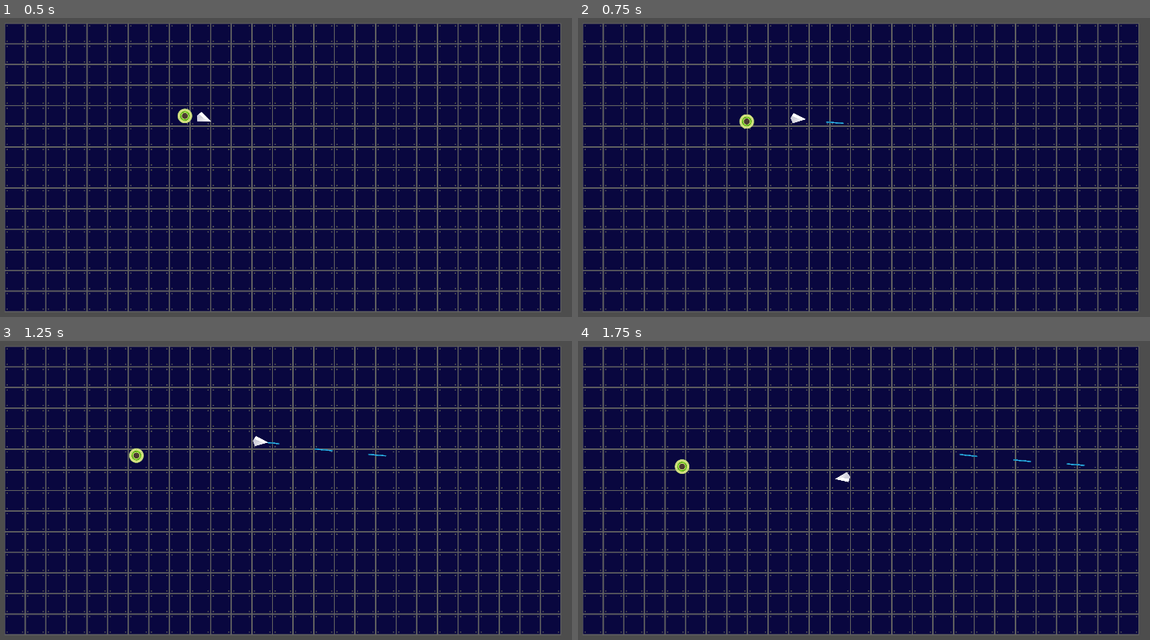
Above: before the commit, frames 1-4 (two rows, left to right).
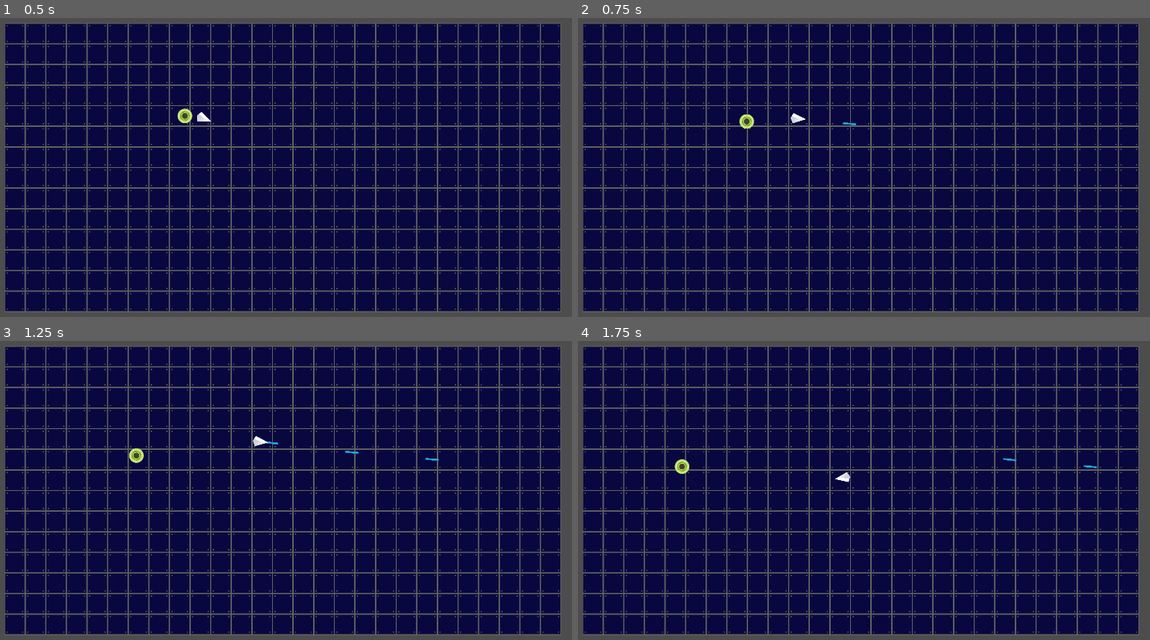
Above: after the commit, the same moments.

Repository: moenage/Overload
Game: Godot game, scene res://Scenes/Levels/level.tscn
The game is run twice, just before and just after one commit, with the same random seed, the same clock (stepped at 60 frames per second) and the same inputs.
Inputs (mouse positions are in pixels of both pictures, inside the frame that each line leads up to):
- Up to frame 1 (0.5 s): no input
- Up to frame 2 (0.75 s): move the mouse to (995, 134) at 0.52 s; press the mouse at (995, 134) at 0.53 s; hold D (right) from 0.53 s (still down)
- Up to frame 3 (1.25 s): keep holding D (right)
- Up to frame 4 (1.75 s): move the mouse to (738, 493) at 1.27 s; release D (right) at 1.28 s; release the mouse at (738, 493) at 1.28 s; hold S (down) from 1.28 s (still down); click (738, 493) at 1.35 s

Frame 1 is identical in both runs. In frame 2, less than 0.1% of the frame differs, in the area x 43-49%, y 34-36%; in frame 3, less than 0.1%; in frame 4, less than 0.1%, in the area x 66-91%, y 37-43%.

Commit message:
Added overload mechanic and tidied laser rotation

Diff:
--- a/Scenes/Levels/level.gd
+++ b/Scenes/Levels/level.gd
@@ -1,26 +1,27 @@
 extends Node2D
 
+# Vars used for enemy spawning
 @export var minxCoord: int = -640
 @export var minyCoord: int = -135
 @export var maxxCoord: int = 2563
 @export var maxyCoord: int = 1400
 
+
+#Getting scenes
 var laserScene: PackedScene = preload("res://Scenes/Projectiles/laser.tscn")
-
 var enemyScene: PackedScene = preload("res://Scenes/Enemies/Enemy1/enemy_1.tscn")
 
-#Spawn Bullet from player
+
+# Spawn Bullet from player
 func _on_player_shot_laser(pos, laserDir):
 	var laser = laserScene.instantiate() as Area2D
 	laser.position = pos
-	laser.rotation_degrees = rad_to_deg(laserDir.angle()) + 90
-	laser.direction = laserDir
+	laser.rotation = laserDir
 	$Projectiles.add_child(laser)
 
-#Spawn enemies within the arena borders
+# Spawn enemies within the arena borders
 func _on_spawn_timer_timeout():
 	var enemy = enemyScene.instantiate() as Node2D
-	enemy.position = Vector2(randf_range(minxCoord,maxxCoord),
-	randf_range(minyCoord,maxyCoord))
+	enemy.position = Vector2(randf_range(minxCoord,maxxCoord), randf_range(minyCoord,maxyCoord))
 	$Enemies.add_child(enemy)
 	$SpawnTimer.wait_time -= 0.1
--- /dev/null
+++ b/Scenes/Players/overloader.gd
@@ -0,0 +1,42 @@
+extends Node2D
+
+# Vars used for overload
+@export var rotateSpeed = 20
+@export var overloadWait = 0.2
+@export var overloadSpawnCount = 4
+var radius = 100
+
+@onready var overloadTimer = $OverloadTimer
+@onready var overloader = $"."
+@onready var spawnPoints = $SpawnPoints
+
+signal overloadLaser(pos, laserDir)
+
+func _ready():
+	var step = 2 * PI / overloadSpawnCount
+	set_process(false)
+
+	for i in range(overloadSpawnCount):
+		var spawnPoint = Node2D.new()
+		var pos = Vector2(radius, 0).rotated(step * i)
+		spawnPoint.position = pos
+		spawnPoint.rotation = pos.angle()
+		spawnPoints.add_child(spawnPoint)
+
+	overloadTimer.wait_time = overloadWait
+
+func startOverload():
+	overloadTimer.start()
+	set_process(true)
+
+func stopOverload():
+	overloadTimer.stop()
+	set_process(false)
+
+func _process(delta):
+	var newRotation = spawnPoints.rotation_degrees + rotateSpeed * delta
+	spawnPoints.rotation_degrees = fmod(newRotation, 360)
+
+func _on_overload_timer_timeout():
+	for i in spawnPoints.get_children():
+		overloadLaser.emit(i.global_position, i.global_rotation)
--- /dev/null
+++ b/Scenes/Players/overloader.tscn
@@ -0,0 +1,15 @@
+[gd_scene load_steps=2 format=3 uid="uid://blki0jk7dt4ae"]
+
+[ext_resource type="Script" path="res://Scenes/Players/overloader.gd" id="1_rxovq"]
+
+[node name="Overloader" type="Node2D"]
+script = ExtResource("1_rxovq")
+rotateSpeed = 0
+overloadWait = 0.1
+overloadSpawnCount = 7
+
+[node name="OverloadTimer" type="Timer" parent="."]
+
+[node name="SpawnPoints" type="Node2D" parent="."]
+
+[connection signal="timeout" from="OverloadTimer" to="." method="_on_overload_timer_timeout"]
--- a/Scenes/Players/player.gd
+++ b/Scenes/Players/player.gd
@@ -1,8 +1,11 @@
 extends CharacterBody2D
 
-var playerSpeed: int = 500
+@export var playerSpeed: int = 800
 var canLaser: bool = true
 var overload = 0
+
+@onready var overloadLength = $OverloadLength
+@onready var overloader = $Overloader
 
 signal shotLaser(pos, laserDir)
 
@@ -20,15 +23,24 @@
 
 	if Input.is_action_pressed("primaryAction") and canLaser:
 		var selectedMarker = $LaserPoint
-		var laserDir = (mousePos - position).normalized()
+		var laserDir = global_rotation
 		shotLaser.emit(selectedMarker.global_position, laserDir)
-
 		canLaser = false
 		$LaserTimer.start()
-
 
 func _on_laser_timer_timeout():
 	canLaser = true
 
 func playerHit(damage):
 	overload += damage
+	if overload >= 100:
+		overloader.startOverload()
+		overloadLength.start()
+		overload = 0
+
+
+func _on_overloader_overload_laser(pos, laserDir):
+	shotLaser.emit(pos, laserDir)
+
+func _on_overload_length_timeout():
+	overloader.stopOverload()
--- a/Scenes/Players/player.tscn
+++ b/Scenes/Players/player.tscn
@@ -1,11 +1,13 @@
-[gd_scene load_steps=3 format=3 uid="uid://cses2ossl5e6r"]
+[gd_scene load_steps=4 format=3 uid="uid://cses2ossl5e6r"]
 
 [ext_resource type="Script" path="res://Scenes/Players/player.gd" id="1_i1yqs"]
 [ext_resource type="Texture2D" uid="uid://bx8524qv5jvsq" path="res://Assets/Sprites/ship_I.png" id="1_r62oi"]
+[ext_resource type="PackedScene" uid="uid://blki0jk7dt4ae" path="res://Scenes/Players/overloader.tscn" id="3_yngpi"]
 
 [node name="Player" type="CharacterBody2D"]
 collision_mask = 61
 script = ExtResource("1_i1yqs")
+playerSpeed = 500
 metadata/_edit_lock_ = true
 
 [node name="Sprite2D" type="Sprite2D" parent="."]
@@ -28,4 +30,12 @@
 wait_time = 0.3
 one_shot = true
 
+[node name="Overloader" parent="." instance=ExtResource("3_yngpi")]
+
+[node name="OverloadLength" type="Timer" parent="."]
+wait_time = 6.0
+one_shot = true
+
 [connection signal="timeout" from="LaserTimer" to="." method="_on_laser_timer_timeout"]
+[connection signal="overloadLaser" from="Overloader" to="." method="_on_overloader_overload_laser"]
+[connection signal="timeout" from="OverloadLength" to="." method="_on_overload_length_timeout"]
--- a/Scenes/Projectiles/laser.gd
+++ b/Scenes/Projectiles/laser.gd
@@ -2,10 +2,11 @@
 
 @export var speed: int = 1000
 
-var direction: Vector2 = Vector2.UP
+#var direction: Vector2 = Vector2.UP
 
 func _process(delta):
-	position += direction * speed * delta
+	position += transform.x * speed * delta
+
 
 func _on_body_entered(body):
 	if "enemyHit" in body:
--- a/Scenes/Projectiles/laser.tscn
+++ b/Scenes/Projectiles/laser.tscn
@@ -12,15 +12,17 @@
 collision_layer = 2
 collision_mask = 28
 script = ExtResource("1_t2spy")
-speed = 1500
+speed = 2000
 metadata/_edit_lock_ = true
 
 [node name="Sprite2D" type="Sprite2D" parent="."]
+rotation = 1.5708
+scale = Vector2(0.7, 1.5)
 texture = ExtResource("1_ja2fp")
-metadata/_edit_lock_ = true
 
 [node name="CollisionShape2D" type="CollisionShape2D" parent="."]
+rotation = 1.5708
+scale = Vector2(0.7, 1.5)
 shape = SubResource("CapsuleShape2D_b3xfb")
-metadata/_edit_lock_ = true
 
 [connection signal="body_entered" from="." to="." method="_on_body_entered"]
